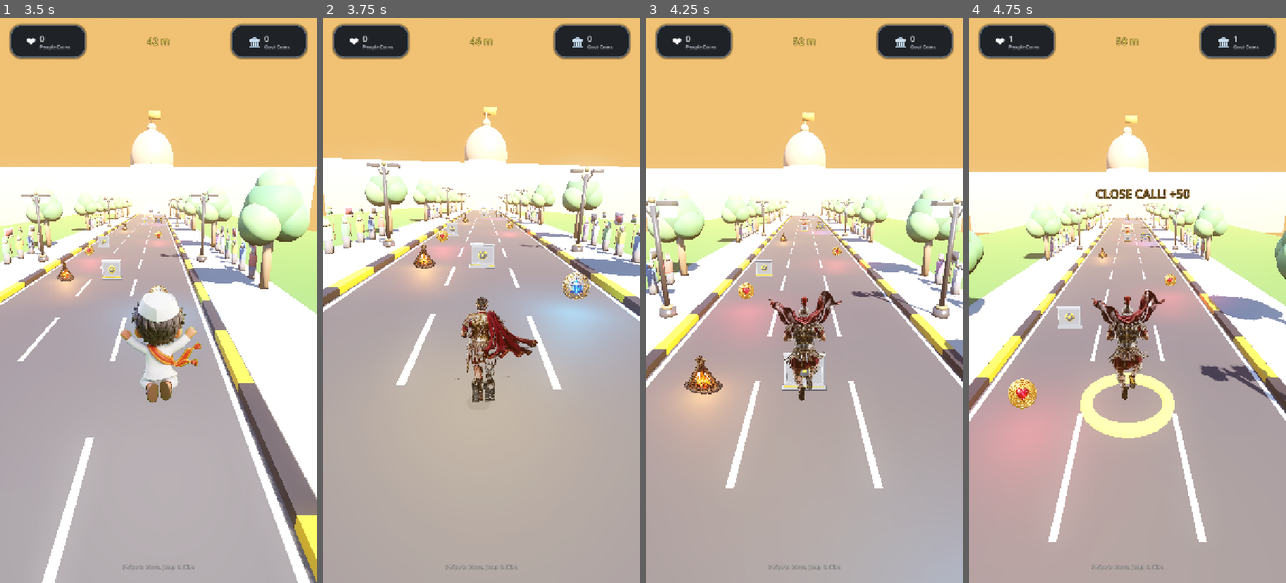
Above: before the commit, frames 1-4 (left to right).
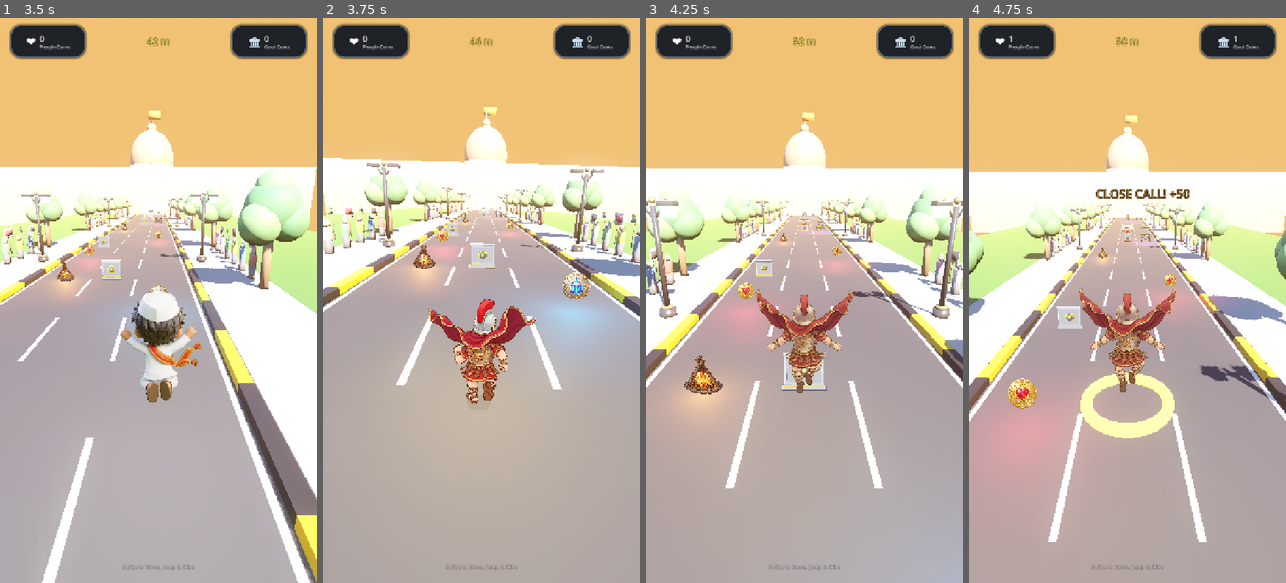
Above: after the commit, the same moments.

Repository: ce-subhash/history_turner
Game: Godot game, scene res://scenes/Main.tscn
Same seed, same stepped clock (60 frames per second), same inputs: the game is played once before the commit and once after it.
Inputs (mouse positions are in pixels of both pictures, inside the frame that each line leads up to):
- Up to frame 1 (3.5 s): tap Enter at 0.5, 2.1 s; move the mouse to (228, 272) at 0.52 s; hold D 0.53-1.25 s; tap E at 0.6 s; click (228, 272) at 0.67 s; tap Space at 0.77 s; drag from (95, 328) to (142, 413) at 1.27 s; move the mouse to (190, 176) at 2.02 s; hold D 2.03-2.75 s; drag from (142, 413) to (63, 215) at 2.77 s
- Up to frame 2 (3.75 s): move the mouse to (576, 385) at 3.52 s; hold A from 3.53 s (still down); tap 1 at 3.6 s
- Up to frame 3 (4.25 s): keep holding A; tap Space at 3.77 s
- Up to frame 4 (4.75 s): release A at 4.25 s; drag from (1032, 215) to (1079, 159) at 4.27 s

Frame 1 is identical in both runs. In frame 2, 2.8% of the frame differs, in the area x 32-68%, y 49-69%; in frame 3, 2.3%; in frame 4, 2.3%.

Commit message:
Caesar character

Diff:
--- a/resources/characters/caesar.tres
+++ b/resources/characters/caesar.tres
@@ -11,7 +11,7 @@
 active_duration = 1.5
 active_cooldown = 20.0
 passive_perk_type = "pax_romana"
-ability_description = "Forms an impenetrable shield wall; immune to all obstacles for 3.5s."
+ability_description = "Forms an impenetrable shield wall; immune to all obstacles for 1.5s."
 
 passive_description = "Pax Romana: Government favor decay rate is reduced by 15%."
 theme_color = Color(0.95, 0.25, 0.25, 1)
--- a/scripts/player/PlayerController.gd
+++ b/scripts/player/PlayerController.gd
@@ -32,7 +32,7 @@
 		"light_energy": 2.2,
 		"light_range": 10.0,
 		"light_offset": Vector3(0.0, 1.2, 0.1),
-		"base_y": 0.84
+		"base_y": 0.80
 	},
 	"Joan of Arc": {
 		"run1": preload("res://assets/sprites/characters/joan_rear_run1.png"),
Binary file changed: assets/sprites/characters/caesar_rear_jump.png
Binary file changed: assets/sprites/characters/caesar_rear_run1.png
Binary file changed: assets/sprites/characters/caesar_rear_run2.png
Binary file changed: assets/sprites/characters/caesar_rear_slide.png
